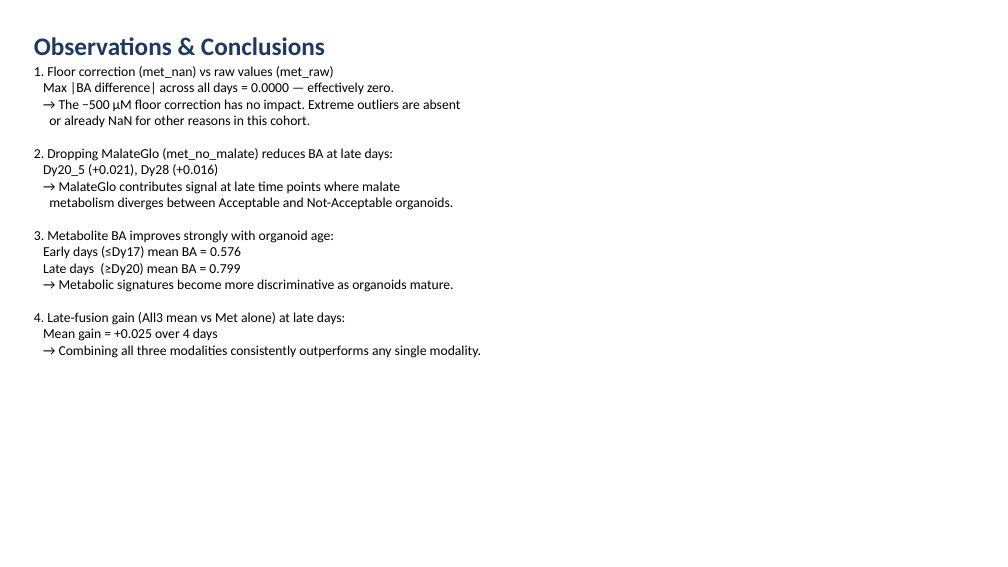
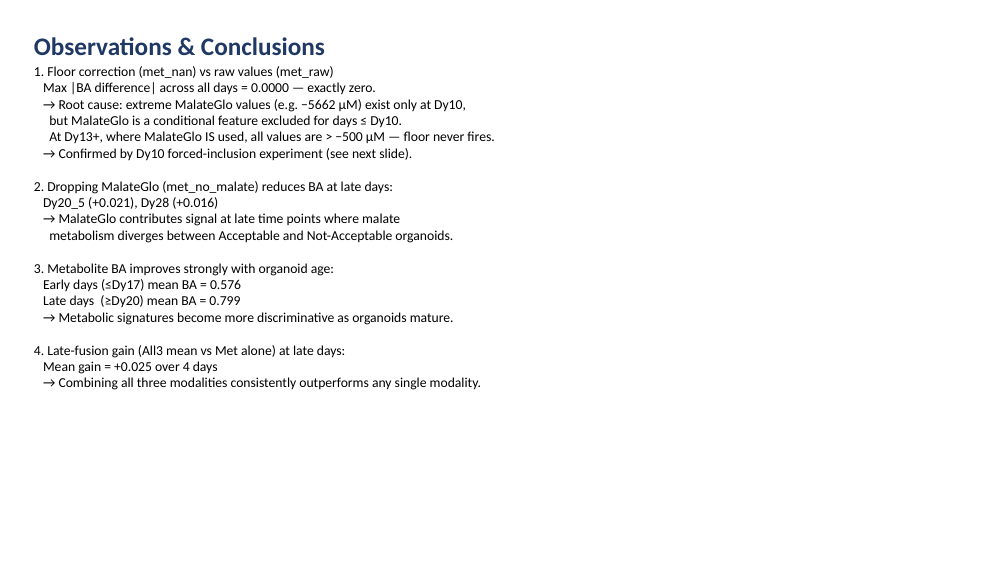
Before and after one commit to dsi-rse/2025-promega-mini-test, a slide deck: slide 8 of figures/met_variants_analysis.pptx (slide 7 before the commit). Drawn at 1008x567 pixels with LibreOffice and Linux fonts; fonts in the diff are those of the drawing. Boxes give left, top, right and bottom in pixels: in the first picture for what was removed or moved away, otherwise in the second. Text is boxed around its words. In the diff, an @@ line names an element or a change of style, - is before the commit and + after.

```diff
--- a/figures/met_variants_analysis.pptx
+++ b/figures/met_variants_analysis.pptx
@@ text at (x1=34, y1=66, x2=494, y2=390): text changed @@
-1. Floor correction (met_nan) vs raw values (met_raw)
-Max |BA difference| across all days = 0.0000 — effectively zero.
-→ The −500 µM floor correction has no impact. Extreme outliers are absent
-or already NaN for other reasons in this cohort.
-2. Dropping MalateGlo (met_no_malate) reduces BA at late days:
-Dy20_5 (+0.021), Dy28 (+0.016)
-→ MalateGlo contributes signal at late time points where malate
-metabolism diverges between Acceptable and Not-Acceptable organoids.
-3. Metabolite BA improves strongly with organoid age:
-Early days (≤Dy17) mean BA = 0.576
-Late days (≥Dy20) mean BA = 0.799
-→ Metabolic signatures become more discriminative as organoids mature.
-4. Late-fusion gain (All3 mean vs Met alone) at late days:
-Mean gain = +0.025 over 4 days
-→ Combining all three modalities consistently outperforms any single modality.
+1. Floor correction (met_nan) vs raw values (met_raw)
+Max |BA difference| across all days = 0.0000 — exactly zero.
+→ Root cause: extreme MalateGlo values (e.g. −5662 µM) exist only at Dy10,
+but MalateGlo is a conditional feature excluded for days ≤ Dy10.
+At Dy13+, where MalateGlo IS used, all values are > −500 µM — floor never fires.
+→ Confirmed by Dy10 forced-inclusion experiment (see next slide).
+2. Dropping MalateGlo (met_no_malate) reduces BA at late days:
+Dy20_5 (+0.021), Dy28 (+0.016)
+→ MalateGlo contributes signal at late time points where malate
+metabolism diverges between Acceptable and Not-Acceptable organoids.
+3. Metabolite BA improves strongly with organoid age:
+Early days (≤Dy17) mean BA = 0.576
+Late days (≥Dy20) mean BA = 0.799
+→ Metabolic signatures become more discriminative as organoids mature.
+4. Late-fusion gain (All3 mean vs Met alone) at late days:
+Mean gain = +0.025 over 4 days
+→ Combining all three modalities consistently outperforms any single modality.
```
Also in this commit, not shown: 1 slide added, 3 other files.
